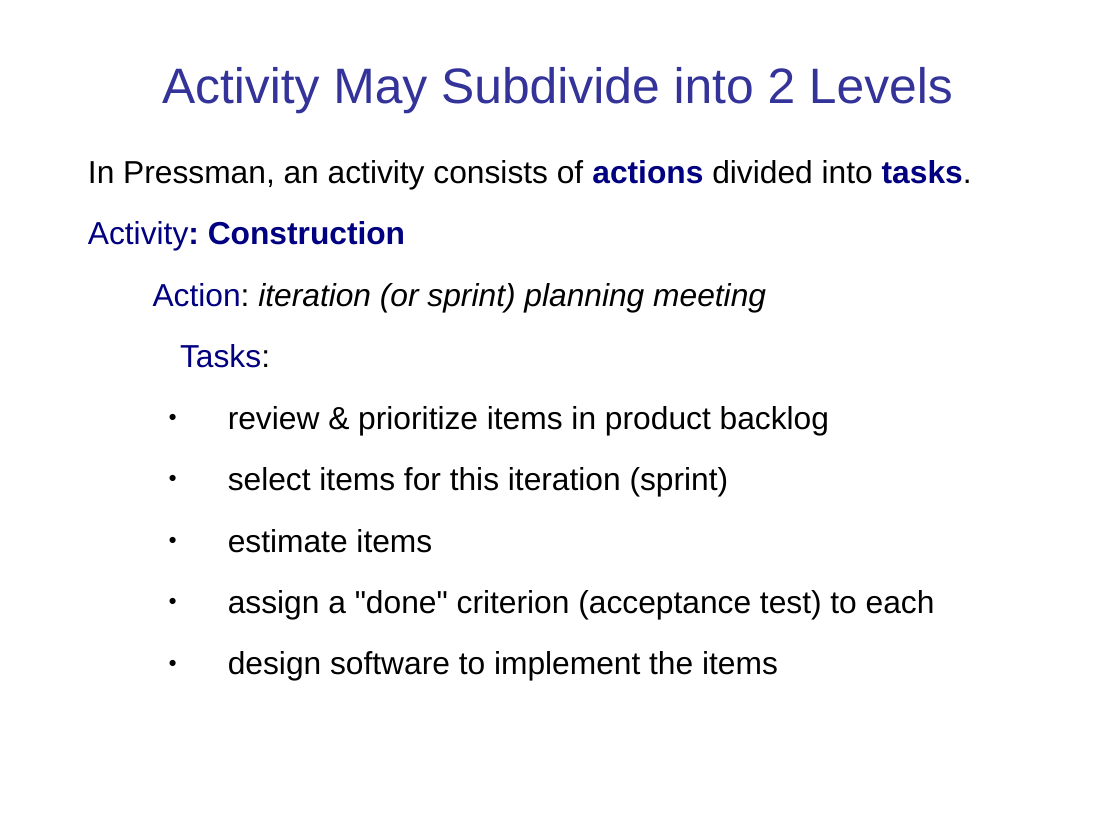
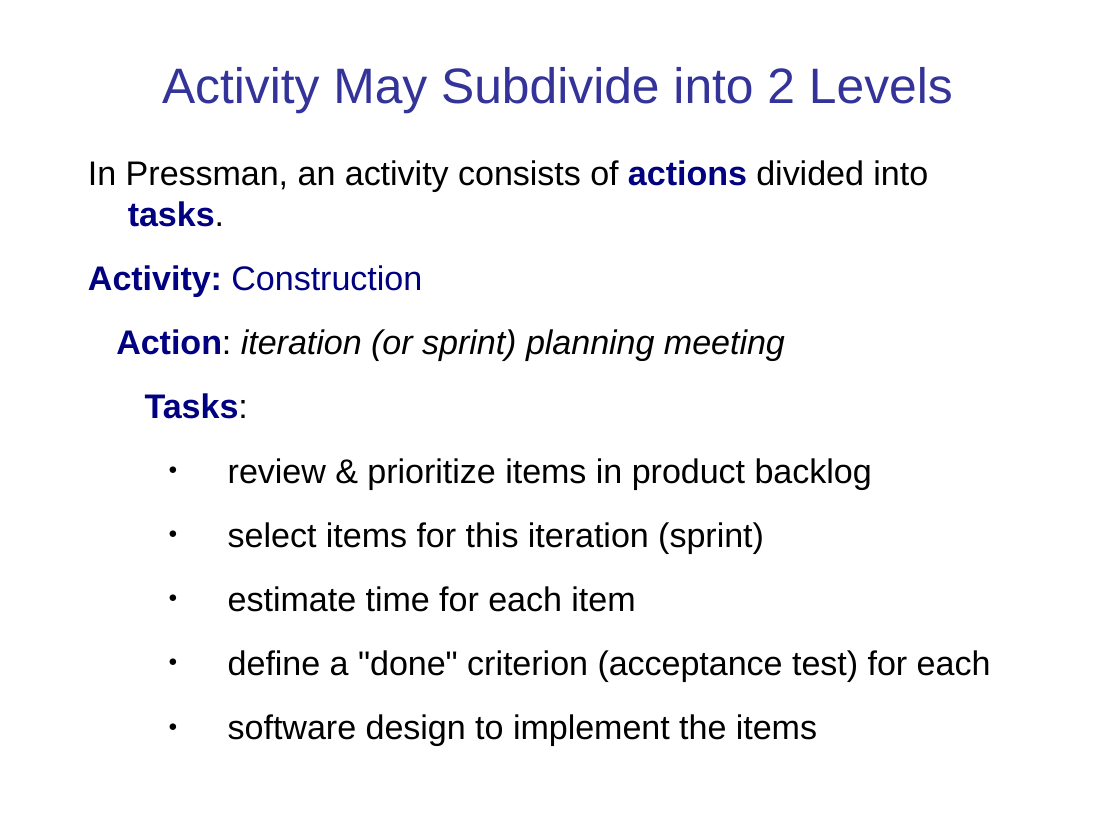
Before and after one commit to cpske/ISP, a slide deck: slide 23 of software-process/Introduction-software-process.pptx. Drawn at 1120x840 pixels with LibreOffice and Linux fonts; fonts in the diff are those of the drawing. Boxes give left, top, right and bottom in pixels: in the first picture for what was removed or moved away, otherwise in the second. Text is boxed around its words. In the diff, an @@ line names an element or a change of style, - is before the commit and + after.

Commit message:
reviews ku-polls iteration 3 assignment

```diff
--- a/software-process/Introduction-software-process.pptx
+++ b/software-process/Introduction-software-process.pptx
@@ text at [88,160,928,553]: size 20.4 to 21.8 pt in "In Pressman, an activity consists of actions ...", "Activity: Construction", "Action: iteration (or sprint) planning meeting", "Tasks:" and 2 more places; bold on in "Activity:", "Action:", "Tasks:"; bold off in "Construction"; indent changed @@
@@ text at [228,586,991,746]: text changed; size 20.4 to 21.8 pt @@
-  ● estimate items
-  ● assign a "done" criterion (acceptance test) to each
-  ● design software to implement the items
+  ● estimate time for each item
+  ● define a "done" criterion (acceptance test) for each
+  ● software design to implement the items
```
Also in this commit, not shown: 26 other slides changed, 16 other files.
